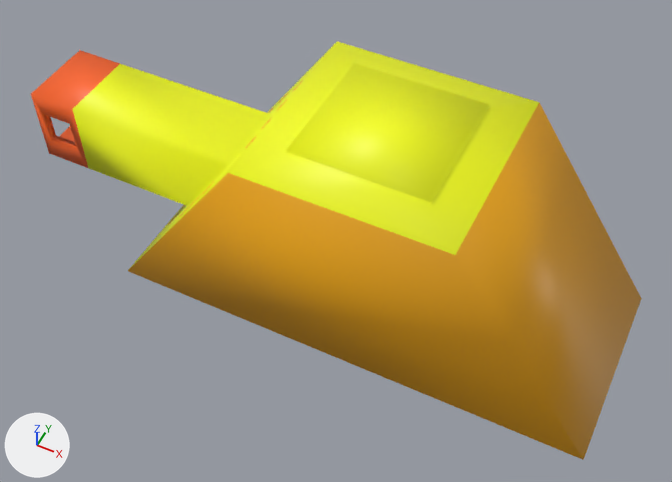
What one commit did to the FBX model Assets/Enemies/Tanks/tank.fbx.
The view is the same before and after, from a 50 mm camera at (0.00678, 0.0356, 0.03469) aimed at (-0.00101, 0.05117, 0.01522). Arrows for +X, +Y and +Z are at lower left; the lights stay in place. Where no turn or scale is listed for an object, it has been applied to the vertices.

The older version as bpy lines, for what is in view:
```python
me_tank = bpy.data.meshes.new('Tank')
me_tank.from_pydata(...)  # 56 vertices, 58 faces; spans x -0.0111..0.0072, y -0.003..0.003, z -0.003..0.0033
me_tank.materials.append(mat_tanker__tankuv)  # picture img_tank1_png
ob_tank = bpy.data.objects.new('Tank', me_tank)
ob_tank.location = (0.0, 0.05222, 0.01569)
```
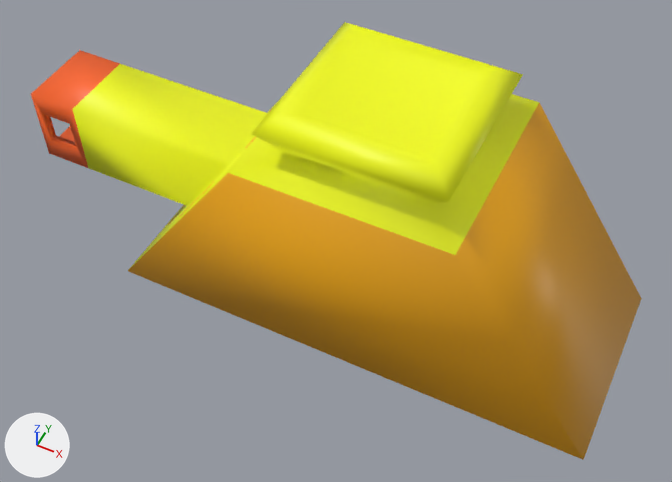
The change, as a diff of the scene's bpy script:
```diff
--- a/Assets/Enemies/Tanks/tank.fbx.py
+++ b/Assets/Enemies/Tanks/tank.fbx.py
@@ me_tank @@
 # used by ob_tank; location = (0.0, 0.05222, 0.01569)
-me_tank.from_pydata(...)  # 56 vertices, 58 faces; spans x -0.0111..0.0072, y -0.003..0.003, z -0.003..0.0033
+me_tank.from_pydata(...)  # 64 vertices, 66 faces; spans x -0.0111..0.0072, y -0.003..0.003, z -0.003..0.0045
+# me_tank part 1
+# 1 face is deleted
+# 4 vertices move from x -0.0019..0.0019, y -0.0019..0.002, z 0.0033 to x -0.0025..0.0025, y -0.0025..0.0025, z 0.0041
+# 8 vertices are added at x -0.002..0.002, y -0.002..0.002, z 0.0043..0.0045
+# 9 new faces join them
 me_tank.materials.append(mat_tanker__tankuv)
```

Changed parts and their boxes [x1, y1, x2, y2] in the pictures (672 x 482 px):
'Tank', reshaped
    before: [31, 41, 641, 460]
    after: [31, 22, 641, 460]
part 1 of me_tank, built on
    before: [286, 63, 490, 203]
    after: [251, 22, 523, 204]
